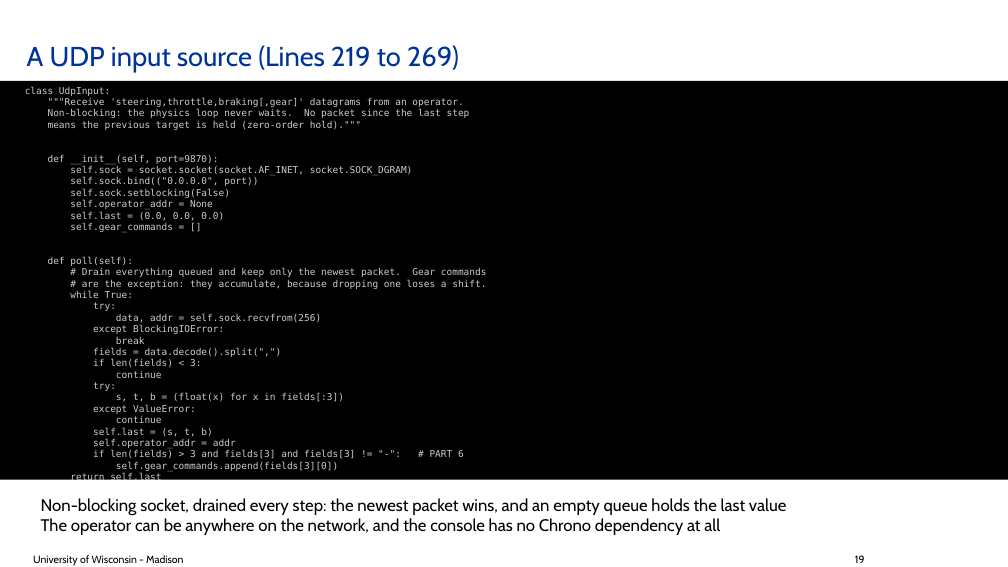
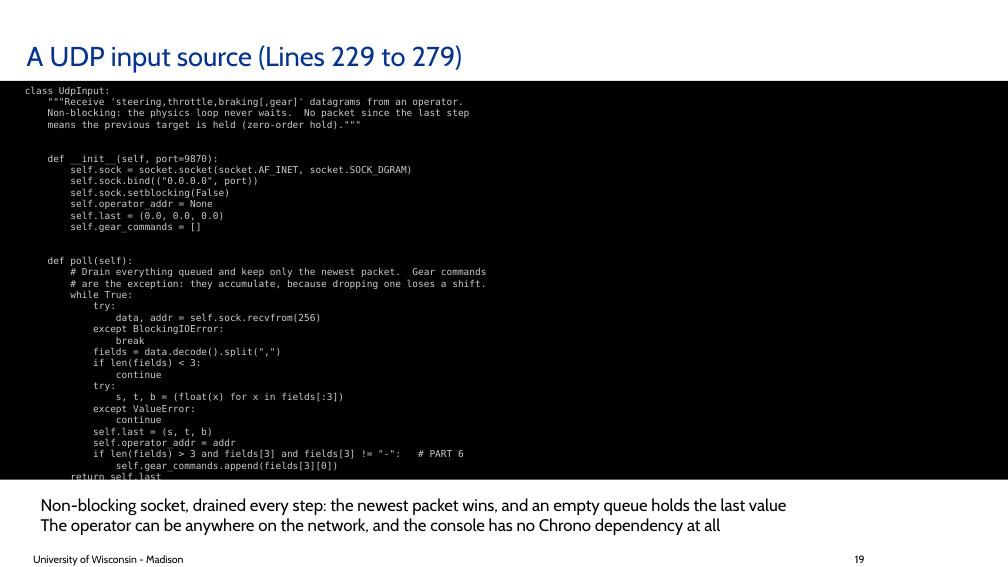
Before and after one commit to ksha23/chrono-hil-tutorial, a slide deck: slide 19 of tutorial_HIL_driver.pptx. Drawn at 1008x567 pixels with LibreOffice and Linux fonts; fonts in the diff are those of the drawing; background and template pictures are left out. Boxes give left, top, right and bottom in pixels: in the first picture for what was removed or moved away, otherwise in the second. Text is boxed around its words. In the diff, an @@ line names an element or a change of style, - is before the commit and + after.

```diff
--- a/tutorial_HIL_driver.pptx
+++ b/tutorial_HIL_driver.pptx
@@ title at (x1=27, y1=45, x2=462, y2=72): text changed @@
-A UDP input source (Lines 219 to 269)
+A UDP input source (Lines 229 to 279)
```
Also in this commit, not shown: 8 other slides changed, 2 other files.
